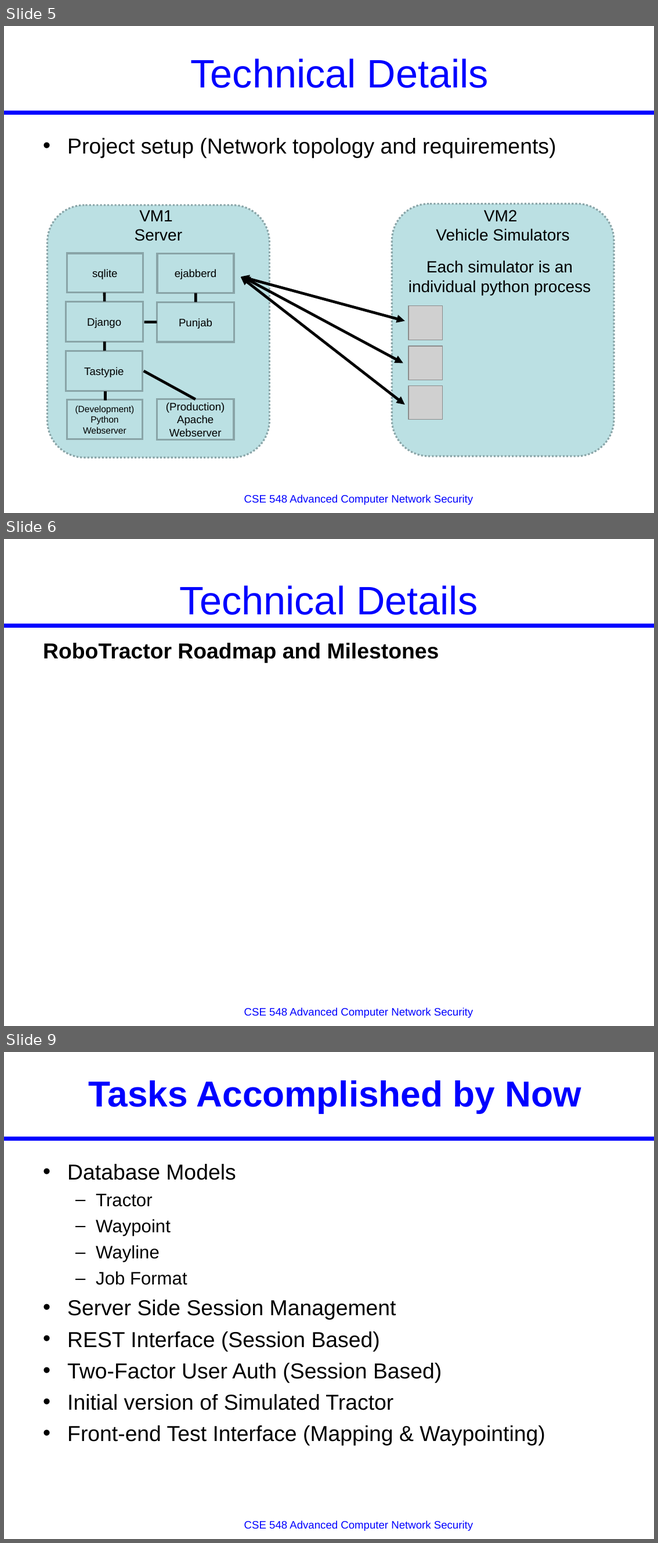
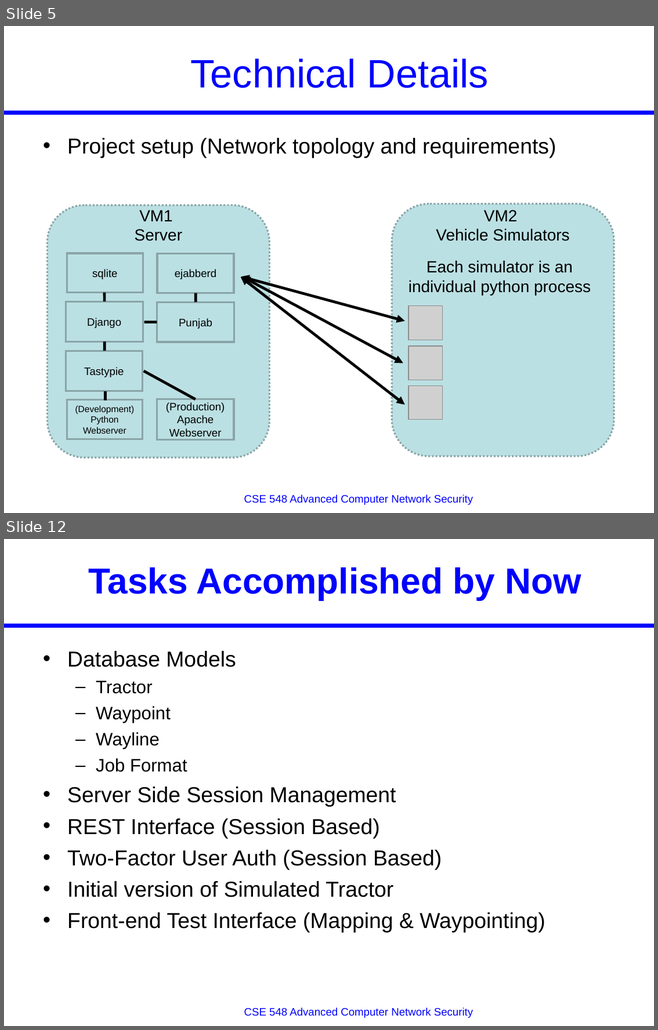
Before and after one commit to JeremyLWright/cse548, a slide deck: midterm/Presentation_Template.ppt. Shown one above the other, each under a label of ours: slides 5, 6 and 9 before the commit, slides 5 and 12 after it; the slides between them are not shown. The pictures are 658x1543 and 658x1030 pixels, drawn with LibreOffice and Linux fonts; fonts in the diff are those of the drawing; grey boxes stand for pictures. Boxes give left, top, right and bottom in pixels: in the first picture for what was removed or moved away, otherwise in the second. Text is boxed around its words. In the diff, an @@ line names an element or a change of style, - is before the commit and + after.

```diff
--- a/midterm/Presentation_Template.ppt
+++ b/midterm/Presentation_Template.ppt
@@ slide 6 removed at [4, 539, 654, 1026], background #FFFFFF; not listed: 2 template elements that a slide beside it also shows @@
@@ title removed at [180, 585, 477, 615] @@
-Technical Details
@@ text removed at [43, 643, 439, 663] @@
-RoboTractor Roadmap and Milestones
@@ what was slide 9 is now slide 12 @@
```
Also in this commit, not shown: 2 slides changed, 7 slides added, 3 other slides removed.
